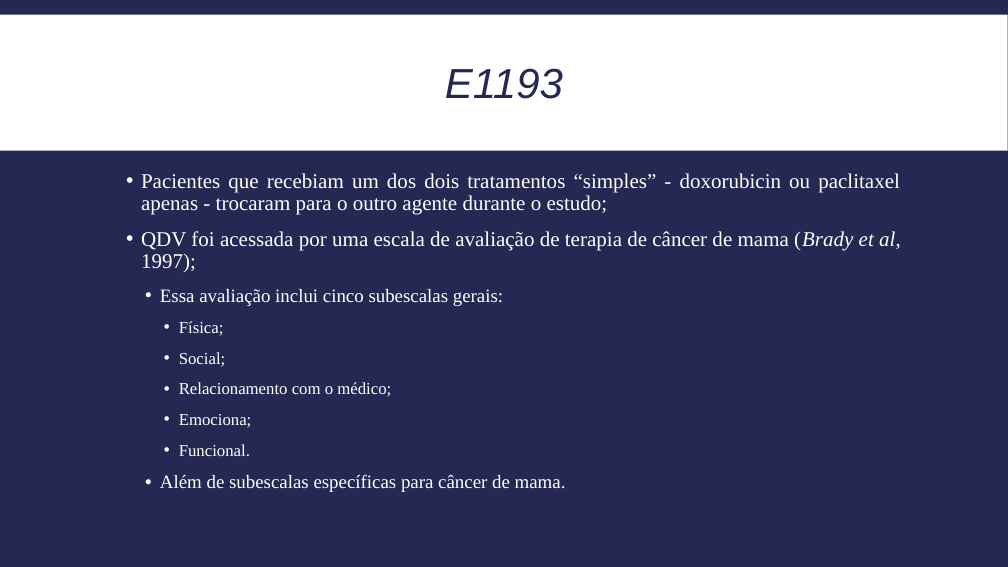
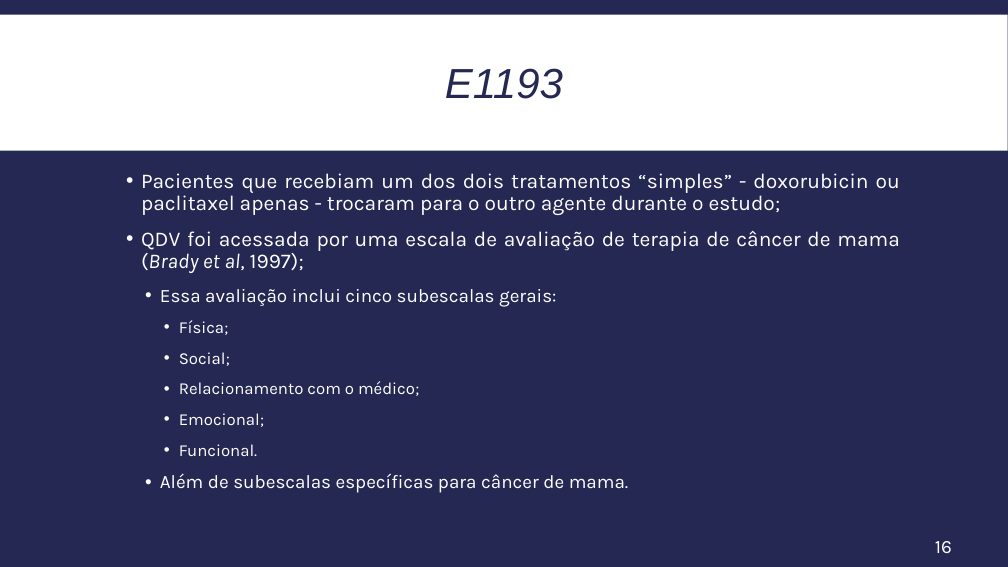
Before and after one commit to itff/Seminarios2, a slide deck: slide 16 of Apresentacao_Editado.pptx. Drawn at 1008x567 pixels with LibreOffice and Linux fonts; fonts in the diff are those of the drawing. Boxes give left, top, right and bottom in pixels: in the first picture for what was removed or moved away, otherwise in the second. Text is boxed around its words. In the diff, an @@ line names an element or a change of style, - is before the commit and + after.

```diff
--- a/Apresentacao_Editado.pptx
+++ b/Apresentacao_Editado.pptx
@@ text at box(141, 173, 900, 493): font Times New Roman to Karla @@
@@ text at box(179, 413, 264, 427): text changed; font Times New Roman to Karla @@
-      • Emociona;
+      • Emocional;
@@ page number added at box(935, 541, 952, 553), 18 pt, text #FFFFFF @@
+16
```
Also in this commit, not shown: 31 other slides changed, 1 slide removed.
